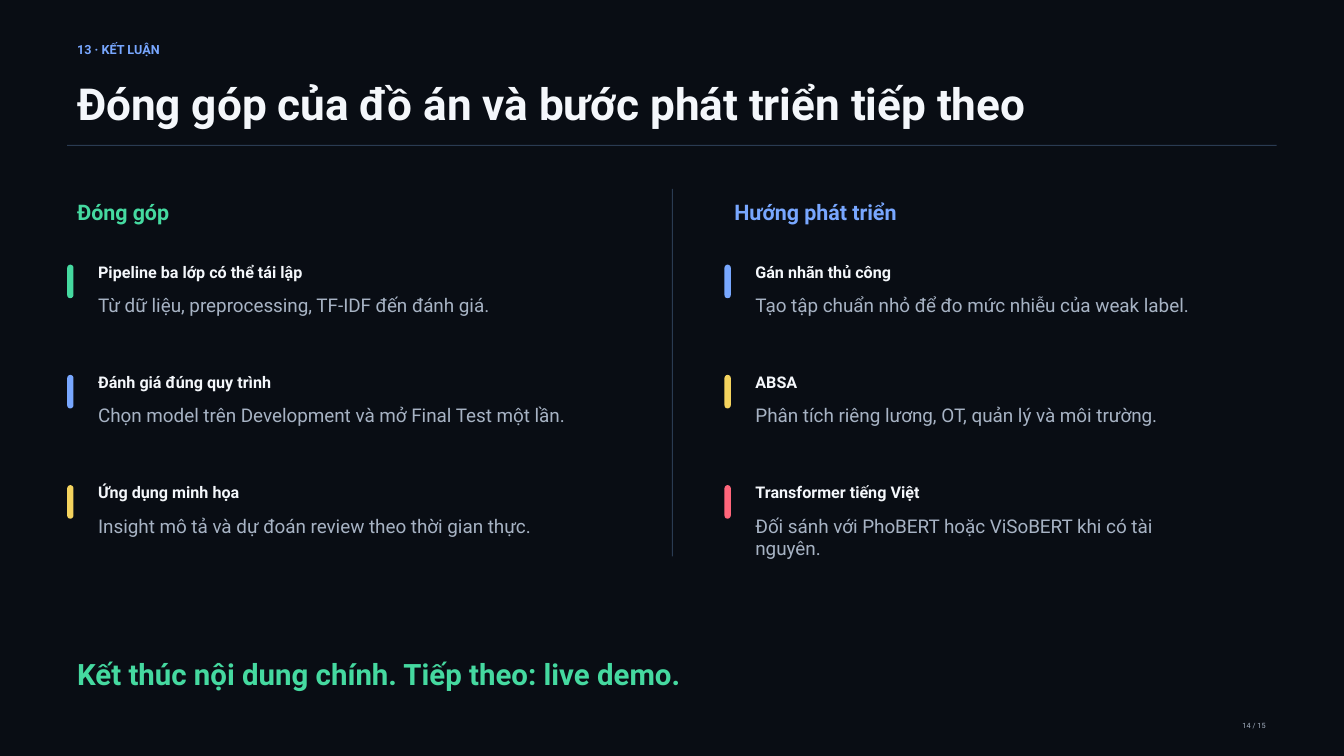
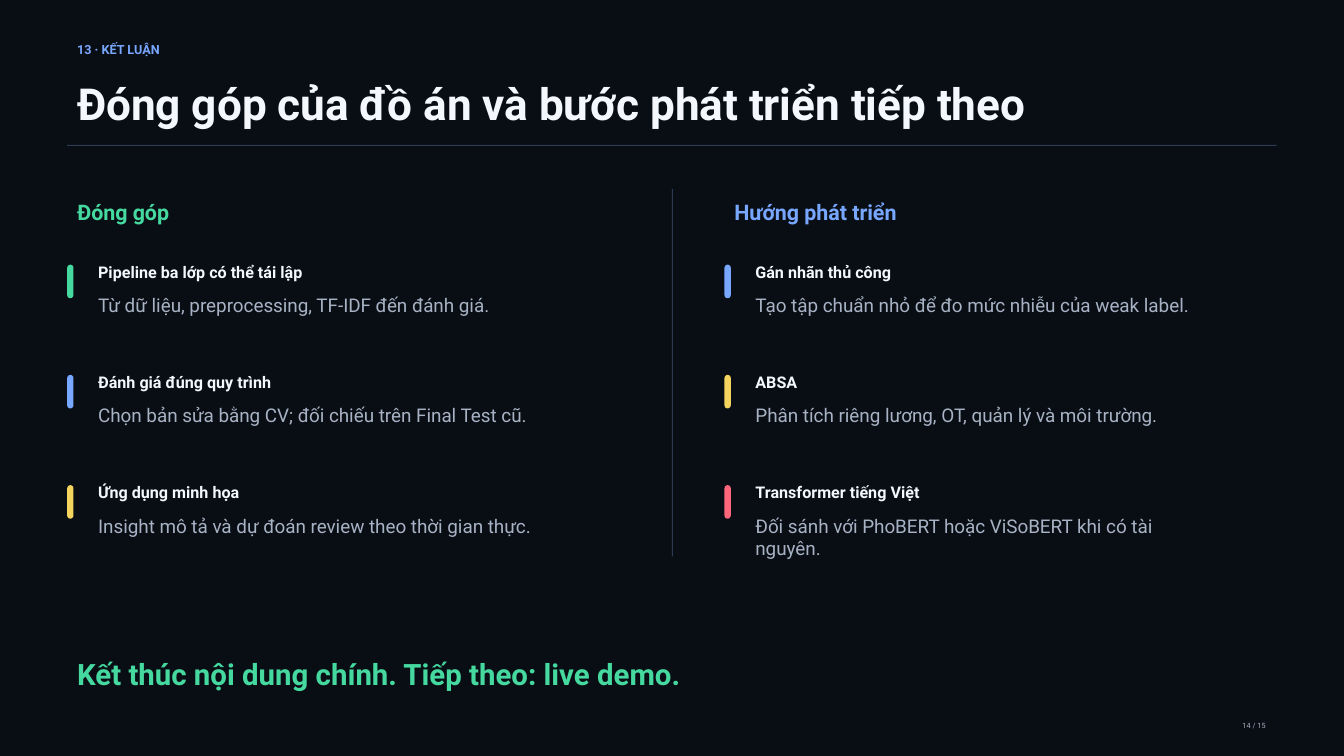
Before and after one commit to NDK2002/ML-Sentiment-Analysis-ITviec, a slide deck: slide 14 of reports/slides/ITviec_Sentiment_Analysis.pptx. Drawn at 1344x756 pixels with LibreOffice and Linux fonts; fonts in the diff are those of the drawing. Boxes give left, top, right and bottom in pixels: in the first picture for what was removed or moved away, otherwise in the second. Text is boxed around its words. In the diff, an @@ line names an element or a change of style, - is before the commit and + after.

```diff
--- a/reports/slides/ITviec_Sentiment_Analysis.pptx
+++ b/reports/slides/ITviec_Sentiment_Analysis.pptx
@@ text at box(98, 406, 526, 426): text changed @@
-Chọn model trên Development và mở Final Test một lần.
+Chọn bản sửa bằng CV; đối chiếu trên Final Test cũ.
```
Also in this commit, not shown: 8 other slides changed, 27 other files.
